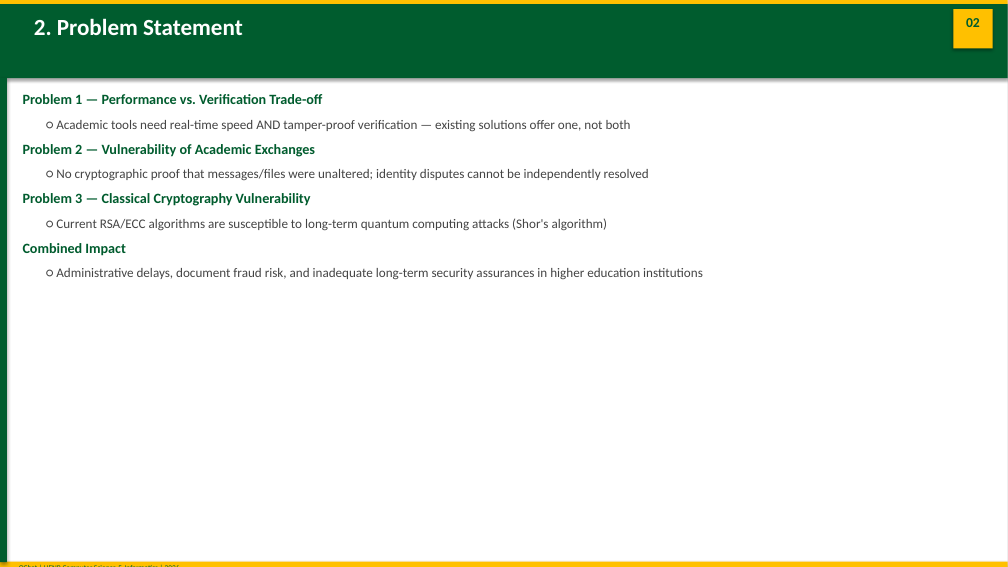
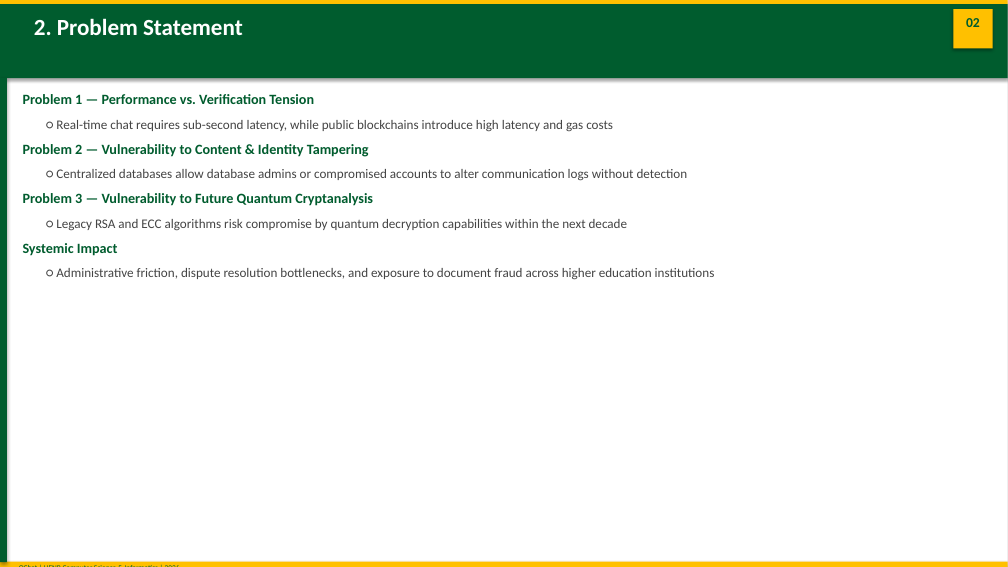
Before and after one commit to joseph-nok/Qchat, a slide deck: slide 4 of Documentation/presentation.pptx. Drawn at 1008x567 pixels with LibreOffice and Linux fonts; fonts in the diff are those of the drawing. Boxes give left, top, right and bottom in pixels: in the first picture for what was removed or moved away, otherwise in the second. Text is boxed around its words. In the diff, an @@ line names an element or a change of style, - is before the commit and + after.

Commit message:
refactor: update documentation and improve setup instructions
- Removed outdated Documentation.zip file.
- Enhanced clarity and detail in the build_presentation.py and build_setup_doc.py scripts, including updated bullet points and section headings for better readability.
- Updated chain_data.json with the latest blockchain state, reflecting changes in lastUpdated and currentBlock values.
- Made various adjustments across multiple documentation files to ensure consistency and accuracy.

```diff
--- a/Documentation/presentation.pptx
+++ b/Documentation/presentation.pptx
@@ text at [23, 94, 715, 280]: text changed @@
-Problem 1 — Performance vs. Verification Trade-off
-○ Academic tools need real-time speed AND tamper-proof verification — existing solutions offer one, not both
-Problem 2 — Vulnerability of Academic Exchanges
-○ No cryptographic proof that messages/files were unaltered; identity disputes cannot be independently resolved
-Problem 3 — Classical Cryptography Vulnerability
-○ Current RSA/ECC algorithms are susceptible to long-term quantum computing attacks (Shor's algorithm)
-Combined Impact
-○ Administrative delays, document fraud risk, and inadequate long-term security assurances in higher education institutions
+Problem 1 — Performance vs. Verification Tension
+○ Real-time chat requires sub-second latency, while public blockchains introduce high latency and gas costs
+Problem 2 — Vulnerability to Content & Identity Tampering
+○ Centralized databases allow database admins or compromised accounts to alter communication logs without detection
+Problem 3 — Vulnerability to Future Quantum Cryptanalysis
+○ Legacy RSA and ECC algorithms risk compromise by quantum decryption capabilities within the next decade
+Systemic Impact
+○ Administrative friction, dispute resolution bottlenecks, and exposure to document fraud across higher education institutions
```
Also in this commit, not shown: 8 other slides changed, 14 other files.
